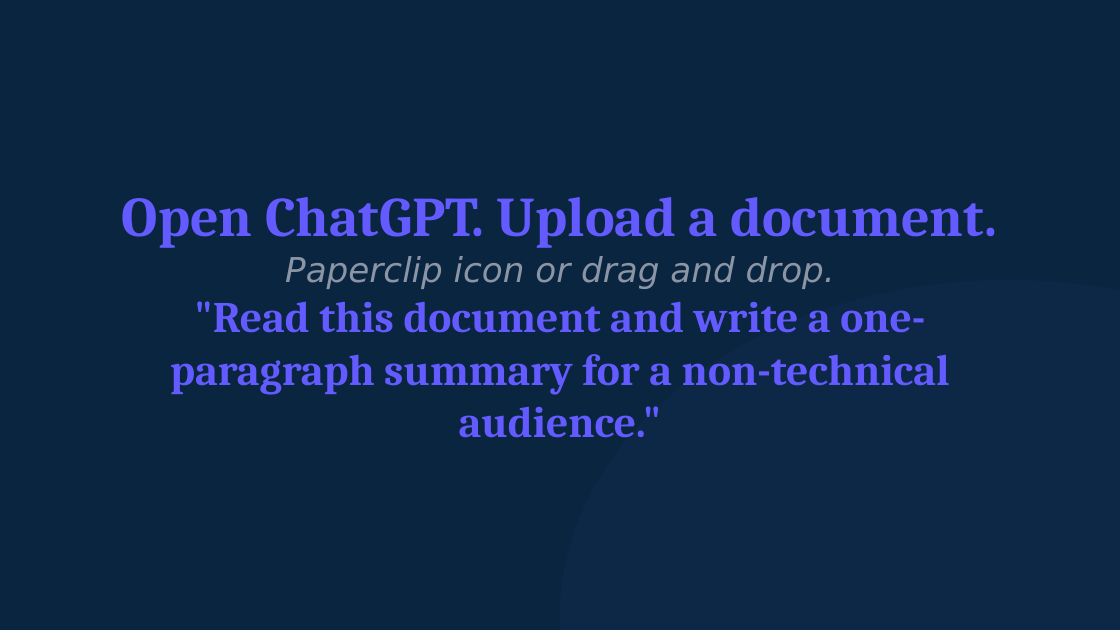
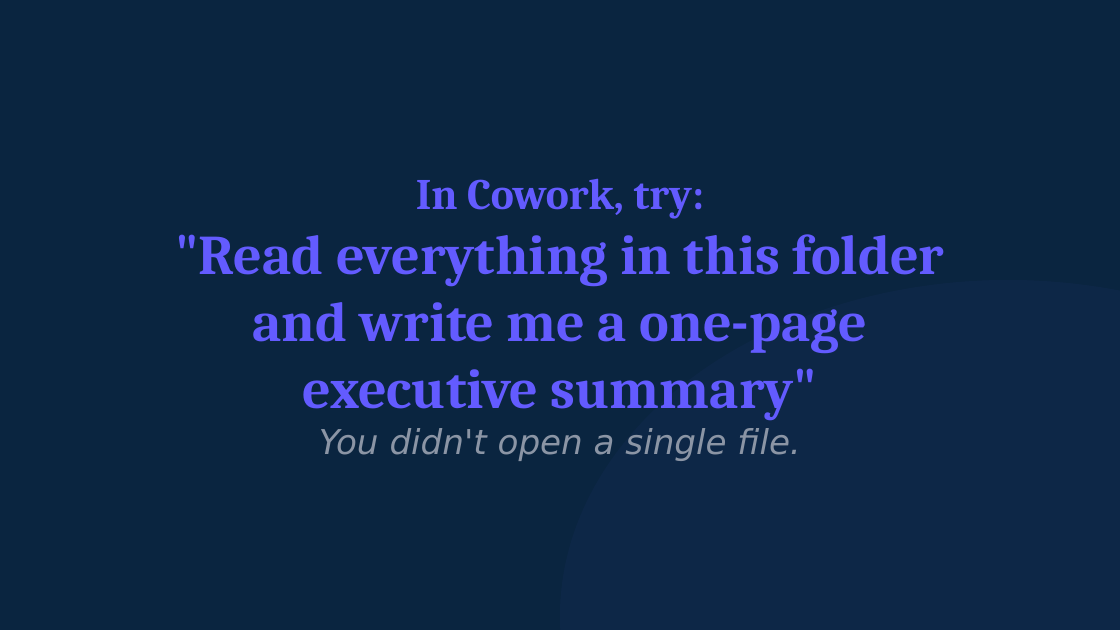
Before and after one commit to michaelengland/ai-best-practices, a slide deck: slide 10 of decks/workshop-2-orchestrator/workshop-2-orchestrator.pptx (slide 6 before the commit). Drawn at 1120x630 pixels with LibreOffice and Linux fonts; fonts in the diff are those of the drawing. Boxes give left, top, right and bottom in pixels: in the first picture for what was removed or moved away, otherwise in the second. Text is boxed around its words. In the diff, an @@ line names an element or a change of style, - is before the commit and + after.

```diff
--- a/decks/workshop-2-orchestrator/workshop-2-orchestrator.pptx
+++ b/decks/workshop-2-orchestrator/workshop-2-orchestrator.pptx
@@ text at (175, 178, 944, 461): text changed; size 28 to 36 pt @@
-Open ChatGPT. Upload a document.
-Paperclip icon or drag and drop.
-"Read this document and write a one-paragraph summary for a non-technical audience."
+In Cowork, try:
+"Read everything in this folder
+and write me a one-page
+executive summary"
+You didn't open a single file.
```
Also in this commit, not shown: 8 other slides changed, 4 slides added, 2 slides removed, 10 other files.
